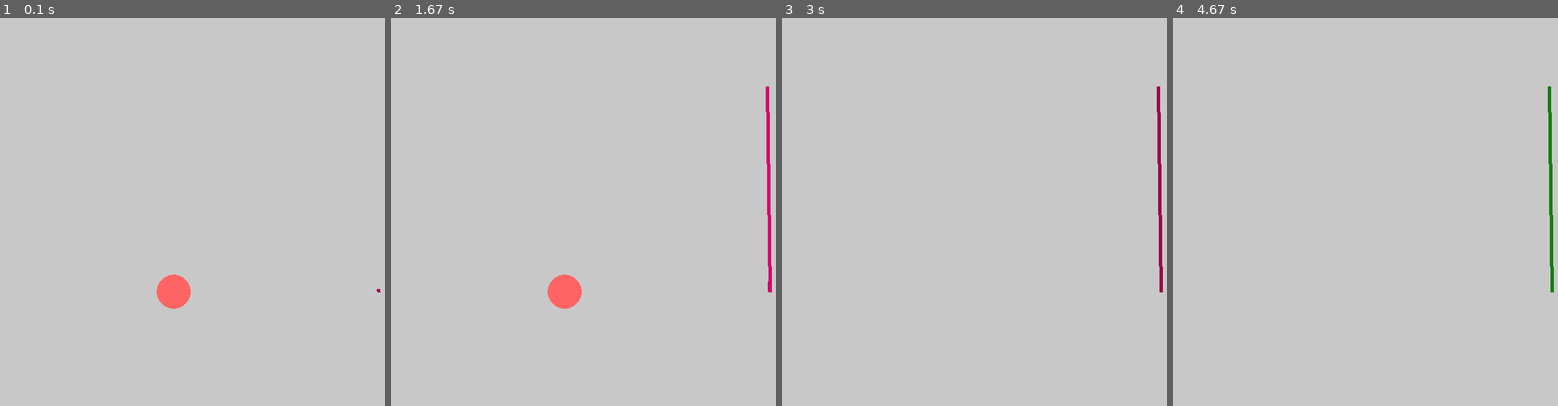
Above: before the commit, frames 1-4 (left to right).
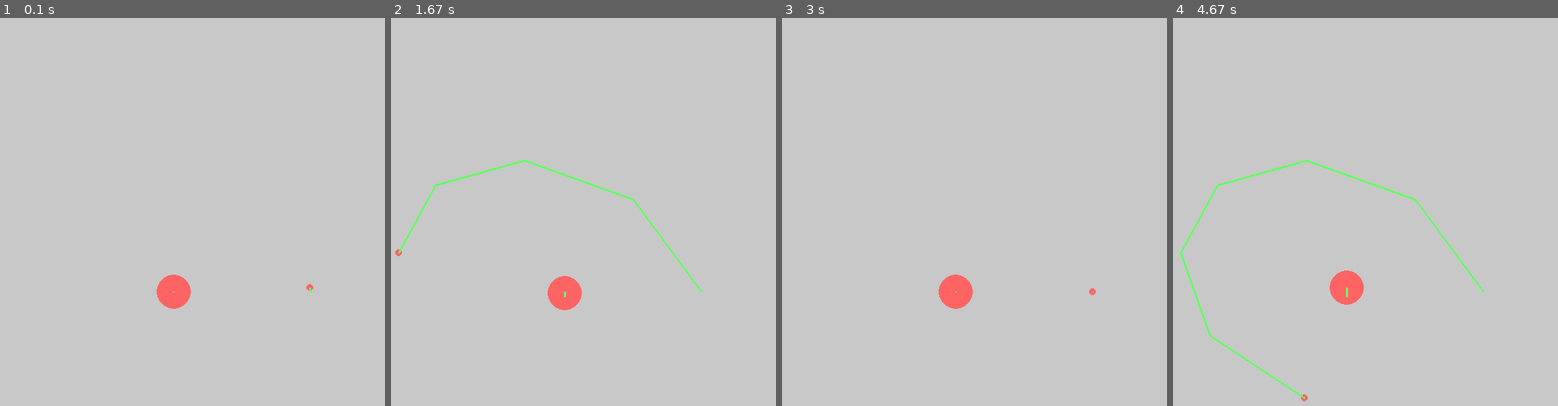
Above: after the commit, the same moments.

Repository: zolars1966/3-Body-problem
Game: pygame game, started from Sputnik.py
Same seed, same stepped clock (60 frames per second), same inputs: the game is played once before the commit and once after it.
Inputs:
- Up to frame 1 (0.1 s): no input
- Up to frame 2 (1.67 s): type "1 (at the terminal prompt)" at 0.33 s; hold D 0.33-0.8 s; hold S 1.33-1.63 s
- Up to frame 3 (3 s): type "1 (at the terminal prompt)" at 1.67 s; hold D 1.67-2.3 s; tap C at 1.82 s; hold S 2.33-2.7 s; type "1 (at the terminal prompt)" at 2.73 s; hold D from 2.73 s (still down)
- Up to frame 4 (4.67 s): release D at 3.2 s; type "1 (at the terminal prompt)" at 3.23 s; hold D 3.23-3.7 s; tap C at 3.38 s; hold S 3.73-4.03 s; type "1 (at the terminal prompt)" at 4.07 s; hold D from 4.07 s (still down)

The runs differ from the first frame. In frame 1, less than 0.1% of the frame differs, in the area x 44-99%, y 68-71%; in frame 2, 1.1%; in frame 3, 1.1%; in frame 4, 1.8%, in the area x 1-99%, y 17-99%.

Commit message:
Update Sputnik.py

Diff:
--- a/Sputnik.py
+++ b/Sputnik.py
@@ -24,6 +24,7 @@
         self.pos = pos
         self.vel = vel
         self.mass = mass
+        self.a = [0, 0]
 
 
 # global references
@@ -32,9 +33,8 @@
 except IndexError:
     SIZE = WIDTH, HEIGHT = 800, 800
 H_SIZE = H_WIDTH, H_HEIGHT = WIDTH / 2, HEIGHT / 2
-TICK_RATE = 120
 l_press, r_press = False, False
-DELTA_TIME = 1 / TICK_RATE
+DELTA_TIME = 0.01
 g = 9.81
 
 
@@ -42,16 +42,33 @@
     return [position[0] * 20 + H_WIDTH, H_HEIGHT - position[1] * 20]
 
 
-def update_state(a, obj1, obj2):
+def length(vec1, vec2):
+    return math.sqrt((vec1[0] - vec2[0])*(vec1[0] - vec2[0]) + (vec1[1] - vec2[1])*(vec1[1] - vec2[1]))
+
+
+def length_S(vec1, vec2):
+    return math.sqrt((vec1[0] - vec2[0])*(vec1[0] - vec2[0]) + (vec1[1] - vec2[1])*(vec1[1] - vec2[1]))
+
+
+def update_state(obj1, obj2):
     # acceleration
-    a[0] = obj1.mass * obj2.pos[0] / -(obj2.pos[0] * obj2.pos[0] + obj2.pos[1] * obj2.pos[1])
-    a[1] = obj1.mass * obj2.pos[1] / -(obj2.pos[0] * obj2.pos[0] + obj2.pos[1] * obj2.pos[1])
+    obj2.a[0] = obj1.mass * obj2.mass * obj2.pos[0] / -length_S(obj1.pos, obj2.pos)
+    obj2.a[1] = obj1.mass * obj2.mass * obj2.pos[1] / -length_S(obj1.pos, obj2.pos)
+
+    obj1.a[0] = obj1.mass * obj2.mass * obj1.pos[0] / -length_S(obj1.pos, obj2.pos)
+    obj1.a[1] = obj1.mass * obj2.mass * obj1.pos[1] / -length_S(obj1.pos, obj2.pos)
 
     # sputnik
-    obj2.vel[0] += a[0] * DELTA_TIME
-    obj2.vel[1] += a[1] * DELTA_TIME
+    obj2.vel[0] += obj2.a[0] * DELTA_TIME
+    obj2.vel[1] += obj2.a[1] * DELTA_TIME
     obj2.pos[0] += obj2.vel[0] * DELTA_TIME
     obj2.pos[1] += obj2.vel[1] * DELTA_TIME
+
+    # planet
+    obj1.vel[0] += obj1.a[0] * DELTA_TIME
+    obj1.vel[1] += obj1.a[1] * DELTA_TIME
+    obj1.pos[0] += obj1.vel[0] * DELTA_TIME
+    obj1.pos[1] += obj1.vel[1] * DELTA_TIME
 
 
 if __name__ == "__main__":
@@ -60,19 +77,18 @@
     clock = pg.time.Clock()
 
     # creating the game logic / environment sample
-    planet = Object(mass=27, vel=[0, 0])
-    sputnik = Object(vel=[0, 5], pos=[15, 0])
-    a = [planet.mass / -sputnik.pos[0], 0]
-
-    col = (rand.randint(0, 255), rand.randint(0, 255), rand.randint(0, 255))
-    old_coords = transform_coords([15, 0])
+    planet = Object(mass=5, vel=[0., -0.25], pos=[0, 0])
+    sputnik = Object(mass=1, vel=[0, 6.75], pos=[10, 0])
 
     upd_ticks = pg.time.get_ticks()
-    screen.fill((200, 200, 200))
-    pg.draw.circle(screen, (255, 100, 100), transform_coords([0, 0]), 25)
+    speedup = False
+    trajectory_s = [transform_coords(sputnik.pos), transform_coords(sputnik.pos)]
+    trajectory_p = [transform_coords(planet.pos), transform_coords(planet.pos)]
 
     # main cycle
     while True:
+        screen.fill((200, 200, 200))
+
         # checking for keyboard, window, mouse inputs or events
         keys = pg.key.get_pressed()
         for event in pg.event.get():
@@ -80,33 +96,40 @@
                 exit()
             if event.type == pg.KEYDOWN:
                 if event.key == pg.K_c:
-                    screen.fill((200, 200, 200))
+                    trajectory_s = [transform_coords(sputnik.pos), transform_coords(sputnik.pos)]
+                    trajectory_p = [transform_coords(planet.pos), transform_coords(planet.pos)]
+
+                if event.key == pg.K_s:
+                    speedup = not speedup
 
                 # restarting the simulation environment
                 if event.key == pg.K_d or event.key == pg.K_r:
                     if event.key == pg.K_d:
                         DELTA_TIME = float(input("Write new time period: "))
-                        TICK_RATE = 1 / DELTA_TIME
 
-                    planet = Object(mass=3, vel=[0, 0])
-                    sputnik = Object(vel=[0, 15], pos=[15, 0])
-                    a = [0.2, 0]
+                    planet = Object(mass=5, vel=[0., -0.25], pos=[0, 0])
+                    sputnik = Object(mass=1, vel=[0, 6.75], pos=[10, 0])
 
-                    old_coords = transform_coords([15, 0])
-                    col = (rand.randint(0, 255), rand.randint(0, 255), rand.randint(0, 255))
+                    trajectory_s = [transform_coords(sputnik.pos), transform_coords(sputnik.pos)]
+                    trajectory_p = [transform_coords(planet.pos), transform_coords(planet.pos)]
 
         # game Assets/UI/elements drawing
-        pg.draw.line(screen, col, old_coords, transform_coords(sputnik.pos), 5)
-        old_coords = transform_coords(sputnik.pos)
+        pg.draw.circle(screen, (255, 100, 100), transform_coords(planet.pos), 25)
+        pg.draw.circle(screen, (255, 100, 100), transform_coords(sputnik.pos), 5)
+        # trajectories
+        pg.draw.lines(screen, (100, 255, 100), False, trajectory_p, 3)
+        pg.draw.lines(screen, (100, 255, 100), False, trajectory_s, 3)
 
         # game environment updating (with vertical synchronization)
-        if 0 <= pg.time.get_ticks() - upd_ticks - (DELTA_TIME * 1000):
+        if 0 <= pg.time.get_ticks() - upd_ticks - (DELTA_TIME * (speedup and 100 or 1000)):
             upd_ticks = pg.time.get_ticks()
 
             # calling for game environment to update
-            update_state(a, planet, sputnik)
+            update_state(planet, sputnik)
+            trajectory_p.append(transform_coords(planet.pos))
+            trajectory_s.append(transform_coords(sputnik.pos))
 
-        pg.display.set_caption("$~MIPH ~fps: " + str(round(clock.get_fps(), 2)) + " ~tickrate: " + str(TICK_RATE))
+        pg.display.set_caption("$~MIPH ~fps: " + str(round(clock.get_fps(), 2)))
 
         pg.display.flip()
         clock.tick()
